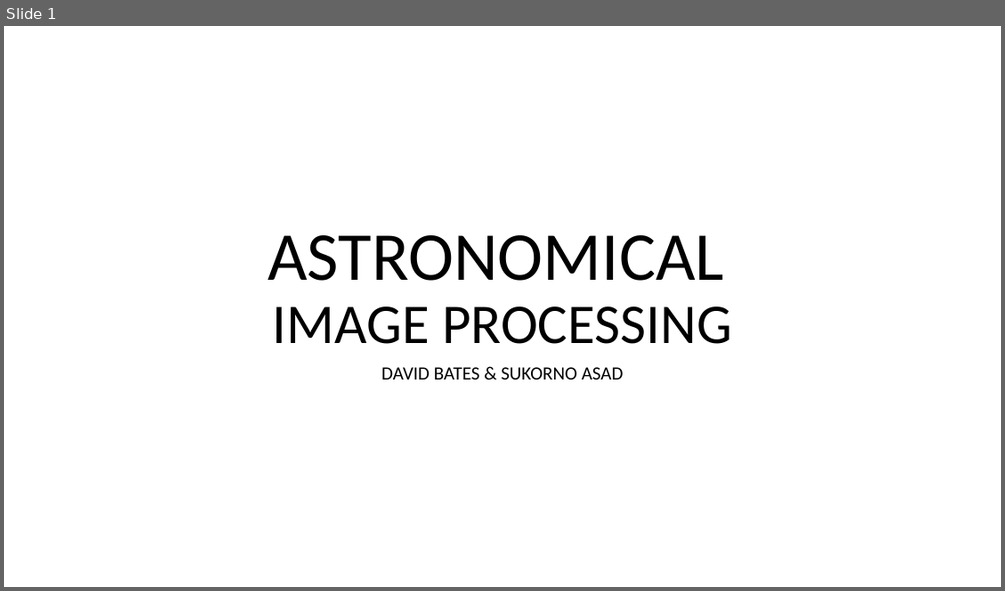
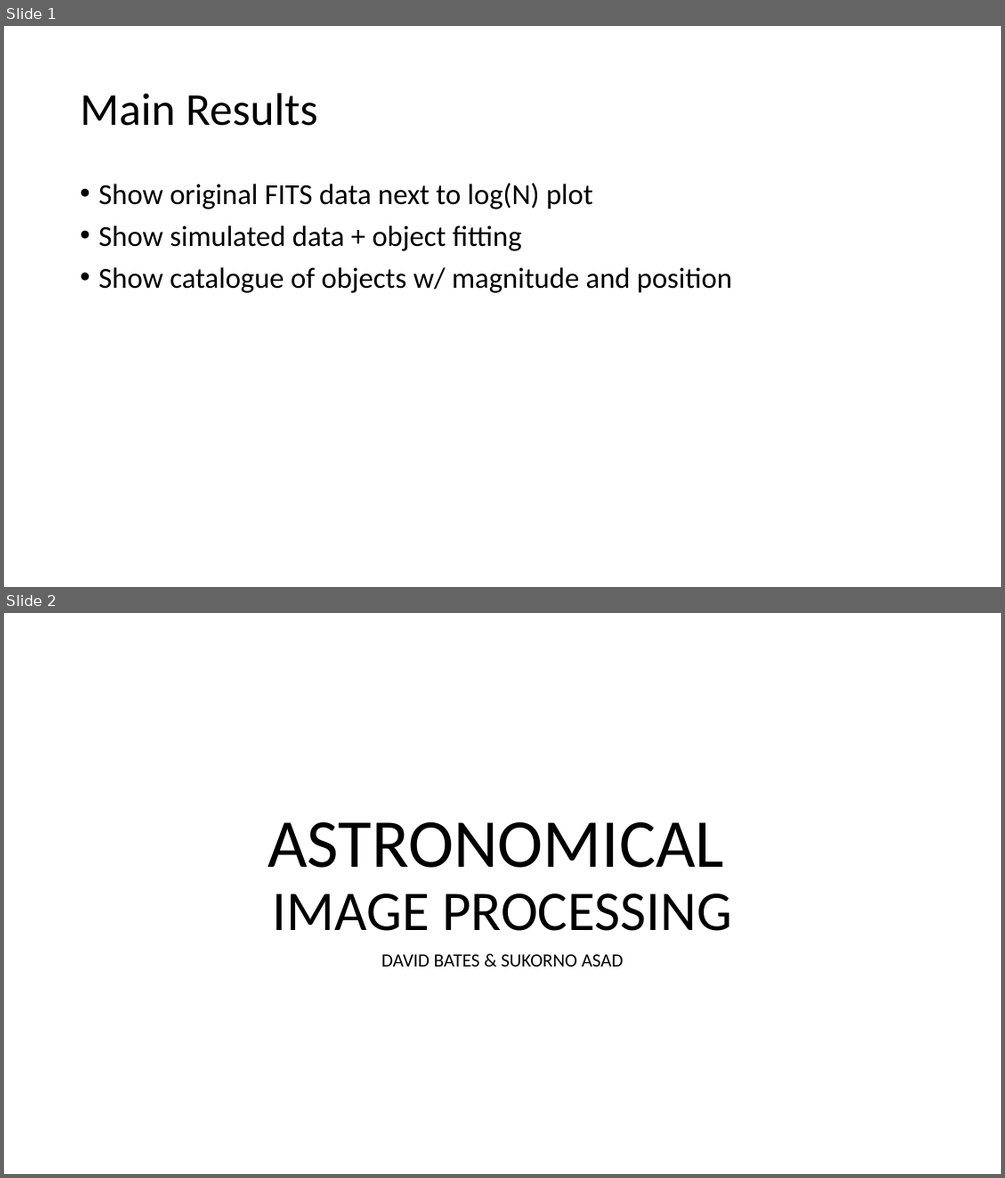
Before and after one commit to sukorno-a/B2---Astronomical-Image-Processing, a slide deck: astro_presentation.pptx. Shown one above the other, each under a label of ours: slide 1 before the commit, slides 1 and 2 after it. The pictures are 1005x591 and 1005x1178 pixels, drawn with LibreOffice and Linux fonts; fonts in the diff are those of the drawing. Boxes give left, top, right and bottom in pixels: in the first picture for what was removed or moved away, otherwise in the second. Text is boxed around its words. In the diff, an @@ line names an element or a change of style, - is before the commit and + after.

```diff
--- a/astro_presentation.pptx
+++ b/astro_presentation.pptx
@@ slide 1 added at (x1=4, y1=26, x2=1001, y2=587), background #FFFFFF @@
@@ title added at (x1=80, y1=93, x2=317, y2=126), 44 pt, text #000000 @@
+Main Results
@@ text added at (x1=98, y1=183, x2=732, y2=293), 28 pt, text #000000 @@
+• Show original FITS data next to log(N) plot
+• Show simulated data + object fitting
+• Show catalogue of objects w/ magnitude and position
@@ what was slide 1 is now slide 2 @@
```
Also in this commit, not shown: 1 slide changed, 6 other files.
